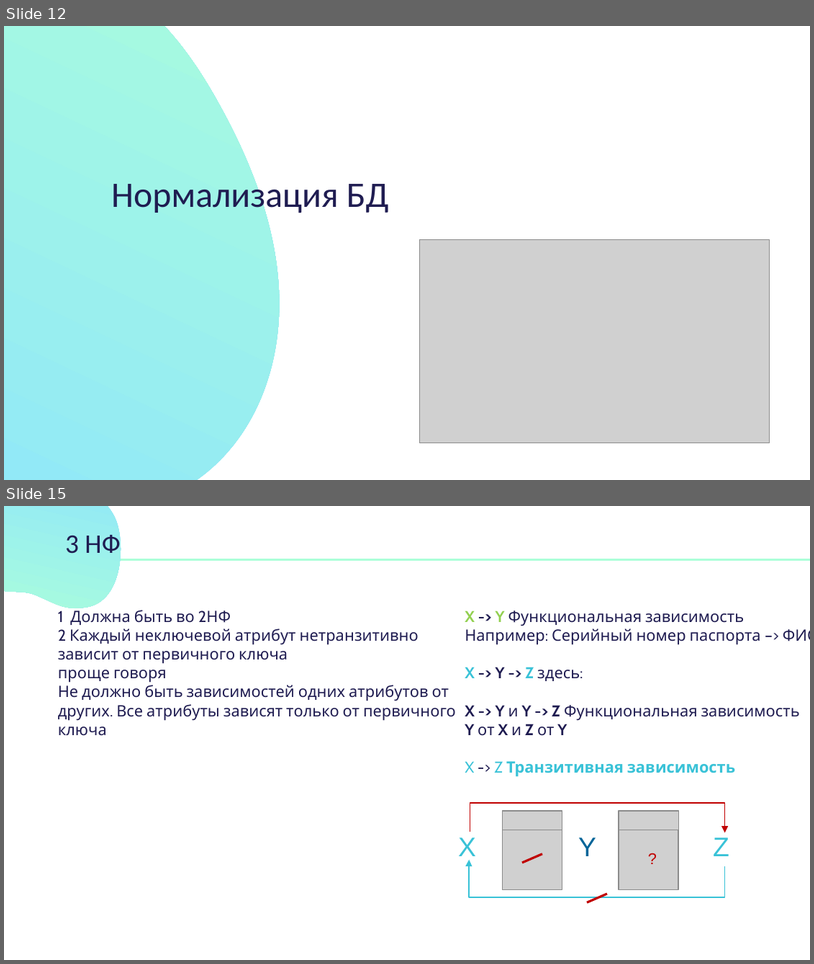
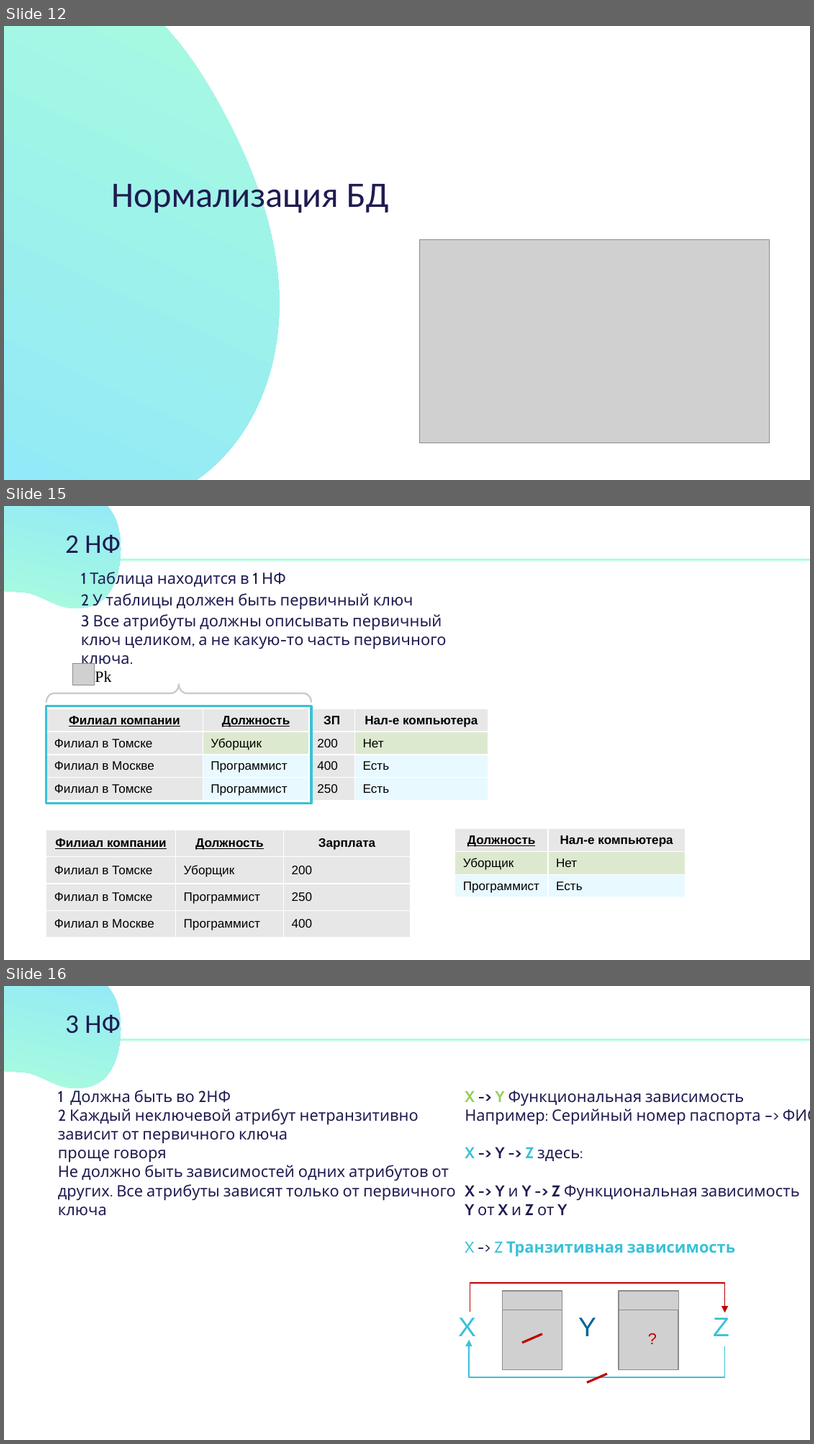
Before and after one commit to itambu/Summer_Bootcamp_2021, a slide deck: DataEngineering/DataEngineering Presentation.pptx. Shown one above the other, each under a label of ours: slides 12 and 15 before the commit, slides 12, 15 and 16 after it; the slides between them are not shown. The pictures are 814x964 and 814x1444 pixels, drawn with LibreOffice and Linux fonts; fonts in the diff are those of the drawing; grey boxes stand for pictures. Boxes give left, top, right and bottom in pixels: in the first picture for what was removed or moved away, otherwise in the second. Text is boxed around its words. In the diff, an @@ line names an element or a change of style, - is before the commit and + after.

```diff
--- a/DataEngineering/DataEngineering Presentation.pptx
+++ b/DataEngineering/DataEngineering Presentation.pptx
@@ slide 15 added at box(4, 506, 810, 960), background #FFFFFF; not listed: 1 template element that a slide beside it also shows @@
@@ freeform shape added at box(4, 506, 137, 618), fill gradient #8BE3FF to #ACFFD9 @@
@@ title added at box(65, 530, 120, 553), 24 pt, text #1F1C51 @@
+2 НФ
@@ text added at box(81, 569, 286, 588), 14 pt, text #1F1C51 @@
+1 Таблица находится в 1 НФ
@@ text added at box(81, 592, 414, 610), 14 pt, text #1F1C51 @@
+2 У таблицы должен быть первичный ключ
@@ text added at box(81, 614, 447, 649), 14 pt, text #1F1C51 @@
+3 Все атрибуты должны описывать первичный ключ целиком, а не какую-то часть первичного ключа.
@@ picture added at box(72, 663, 94, 685) @@
@@ text added at box(95, 671, 111, 682), 14 pt, text #000000 @@
+Pk
@@ right brace added at box(46, 685, 311, 703), outline #CCCCCC 1.5 pt @@
@@ table added at box(46, 708, 488, 800), 4 rows, 4 columns @@
+Филиал компании | Должность | ЗП | Нал-е компьютера
+Филиал в Томске | Уборщик | 200 | Нет
+Филиал в Москве | Программист | 400 | Есть
+Филиал в Томске | Программист | 250 | Есть
@@ rectangle added at box(46, 706, 311, 803), outline #39C2D7 2 pt @@
@@ table added at box(46, 829, 410, 937), 4 rows, 3 columns @@
+Филиал компании | Должность | Зарплата
+Филиал в Томске | Уборщик | 200
+Филиал в Томске | Программист | 250
+Филиал в Москве | Программист | 400
@@ table added at box(455, 829, 684, 897), 3 rows, 2 columns @@
+Должность | Нал-е компьютера
+Уборщик | Нет
+Программист | Есть
@@ what was slide 15 is now slide 16 @@
```
Also in this commit, not shown: 5 slides changed, 2 other slides added.
